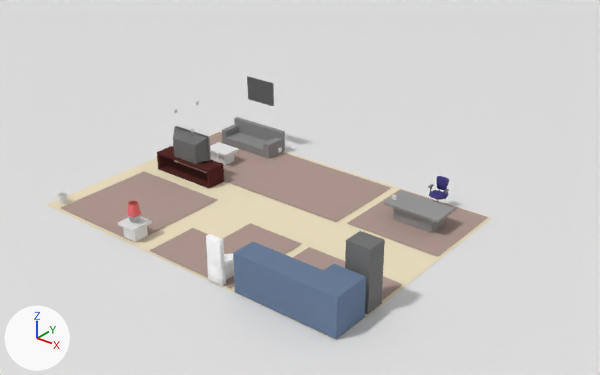
One commit to the Blender file blender/smarthome2.blend: the scene before it, then after it.
Camera for both pictures: a 50 mm lens placed at (13.33, -15.15, 10.48), pointed at (0.05, 1.45, 0.19). Arrows for +X, +Y and +Z are at lower left; the lights stay in place.

The first picture shows 'bathroomCarpet', 'bedroomCarpet', 'couch', 'floor', 'fridge', 'ground', 'kitchenTable', 'livingCarpet', 'officeCarpet', 'office_table', 'painting', 'toilet', 'tv_table'.
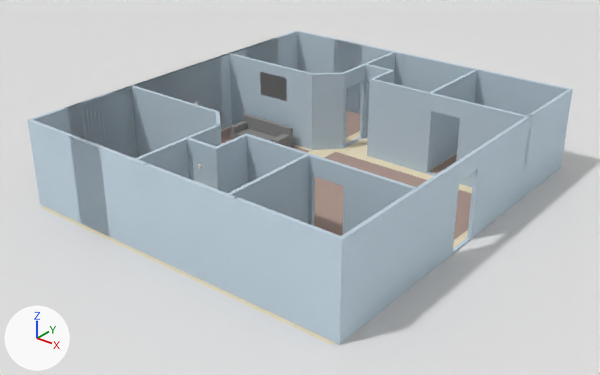
Edits to the bpy script that builds the scene:
```text
Add me_plane_012:
    me_plane_012.from_pydata([(-1.0, -0.75, 0.0), (2.59, -0.75, 0.0), (-1.0, 1.0, 0.0), (2.59, 1.0, 0.0)], [], [(0, 1, 3, 2)])
    me_plane_012.materials.append(mat_carpet_003)  # beige #b19a91
Add me_plane_011:
    me_plane_011.from_pydata([(-1.0, -1.0, 0.0), (1.0, -1.0, 0.0), (-1.0, 1.0, 0.0), (1.0, 1.0, 0.0)], [], [(0, 1, 3, 2)])
    me_plane_011.materials.append(mat_carpet_002)  # beige #b19a91
Add me_plane_006:
    me_plane_006.from_pydata([(-1.0, -1.0, 0.0), (1.0, -1.0, 0.0), (1.0, 1.0, 0.0), (-1.0, 0.15, 0.0), (1.0, 0.15, 0.0), (-0.27, -1.0, 0.0), (-0.27, 1.0, 0.0), (-0.27, 0.15, 0.0)], [], [(7, 4, 2, 6), (5, 1, 4, 7), (0, 5, 7, 3)])
    me_plane_006.materials.append(mat_carpet_001)  # beige #b19a91
Change ob_couch:
    ob_couch.location: (-3.2, 2.49, 1.02) -> (-3.2, 2.9, 1.02)
Change ob_officecarpet:
    ob_officecarpet.location: (3.53, 2.12, 0.02) -> (3.53, 6.32, 0.02)
Change ob_floor:
    ob_floor.location: (0.0, 0.0, 0.0) -> (0.0, 2.01, 0.0)
    ob_floor.scale: (5.0, 3.5, 1.0) -> (5.0, 5.7, 1.0)
Change ob_painting:
    ob_painting.location: (-3.17, 3.49, 1.8) -> (-3.17, 4.12, 1.8)
Add ob_hallwaycarpet:
    ob_hallwaycarpet = bpy.data.objects.new('hallwayCarpet', me_plane_012)
    ob_hallwaycarpet.location = (0.68, 1.73, 0.02)
    ob_hallwaycarpet.scale = (1.59, 2.73, 1.53)
Add ob_bedroomcarpet2:
    ob_bedroomcarpet2 = bpy.data.objects.new('bedroomCarpet2', me_plane_011)
    ob_bedroomcarpet2.location = (-3.05, 6.14, 0.02)
    ob_bedroomcarpet2.scale = (1.72, 1.53, 1.53)
Add ob_bathroomcarpet2:
    ob_bathroomcarpet2 = bpy.data.objects.new('bathroomCarpet2', me_plane_006)
    ob_bathroomcarpet2.location = (0.53, 6.31, 0.02)
    ob_bathroomcarpet2.rotation_euler = (3.142, 0.0, 0.0)  # degrees (180, 0, 0)
    ob_bathroomcarpet2.scale = (1.38, 1.33, 1.53)
Add ob_cube_020:
    ob_cube_020 = bpy.data.objects.new('Cube.020', me_cube_027)  # 344 vertices, 286 faces; spans x -3.0..5.0, y -202.0..1.0, z -1.0..1.0; in mat_walls_023 (light grey #c1d3df), mat_walls_022 (light grey #c1d3df), mat_walls_021 (light grey #c1d3df), mat_walls_020 (light grey #c1d3df), mat_walls_019 (light grey #c1d3df), mat_walls_018 (light grey #c1d3df), mat_walls_017 (light grey #c1d3df), mat_walls_016 (light grey #c1d3df), mat_walls_002 (light grey #c1d3df), mat_walls_001 (light grey #c1d3df), mat_walls_008 (light grey #c1d3df), mat_walls_009 (light grey #c1d3df), mat_walls_010 (light grey #c1d3df), mat_walls_011 (light grey #c1d3df), mat_walls_003 (light grey #c1d3df), mat_walls_004 (light grey #c1d3df), mat_walls_005 (light grey #c1d3df), mat_walls_007 (light grey #c1d3df), mat_walls_006 (light grey #c1d3df), mat_walls_015 (light grey #c1d3df), mat_walls_014 (light grey #c1d3df), mat_walls_013 (light grey #c1d3df), mat_walls_012 (light grey #c1d3df)
    ob_cube_020.location = (-5.1, 3.72, 1.25)
    ob_cube_020.rotation_euler = (0.0, 0.0, 1.571)  # degrees (0, 0, 90)
    ob_cube_020.scale = (-1.42, 0.0506, 1.25)
```

Boxes [x1, y1, x2, y2] around the edits, measured in the pictures (600 x 375 px):
'Cube.020', added
    after: [27, 31, 573, 345]
'floor', moved, rescaled
    before: [46, 131, 491, 340]
    after: [41, 127, 472, 345]
'officeCarpet', moved
    before: [347, 189, 488, 257]
    after: [428, 154, 457, 174]
'hallwayCarpet', added (beige)
    after: [314, 152, 472, 240]
'couch', moved
    before: [221, 117, 285, 158]
    after: [230, 114, 293, 148]
'painting', moved
    before: [247, 76, 274, 106]
    after: [260, 72, 287, 101]
'bedroomCarpet2', added
    after: [346, 110, 360, 138]
'kitchenTable', unchanged, covered by the edit
    before: [233, 242, 366, 339]
'livingCarpet', unchanged, covered by the edit
    before: [174, 132, 391, 222]
    after: [221, 128, 309, 153]
'bedroomCarpet', unchanged, covered by the edit
    before: [60, 171, 217, 242]
'bathroomCarpet', unchanged, covered by the edit
    before: [149, 223, 302, 288]
